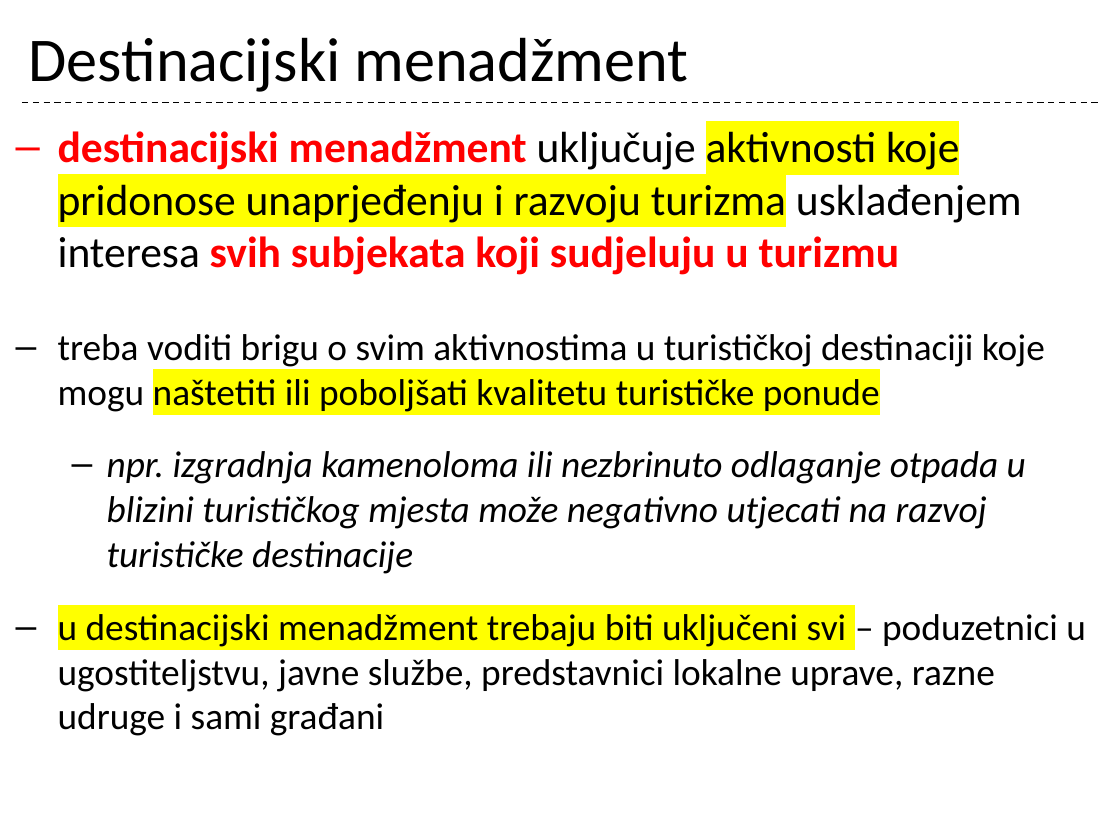
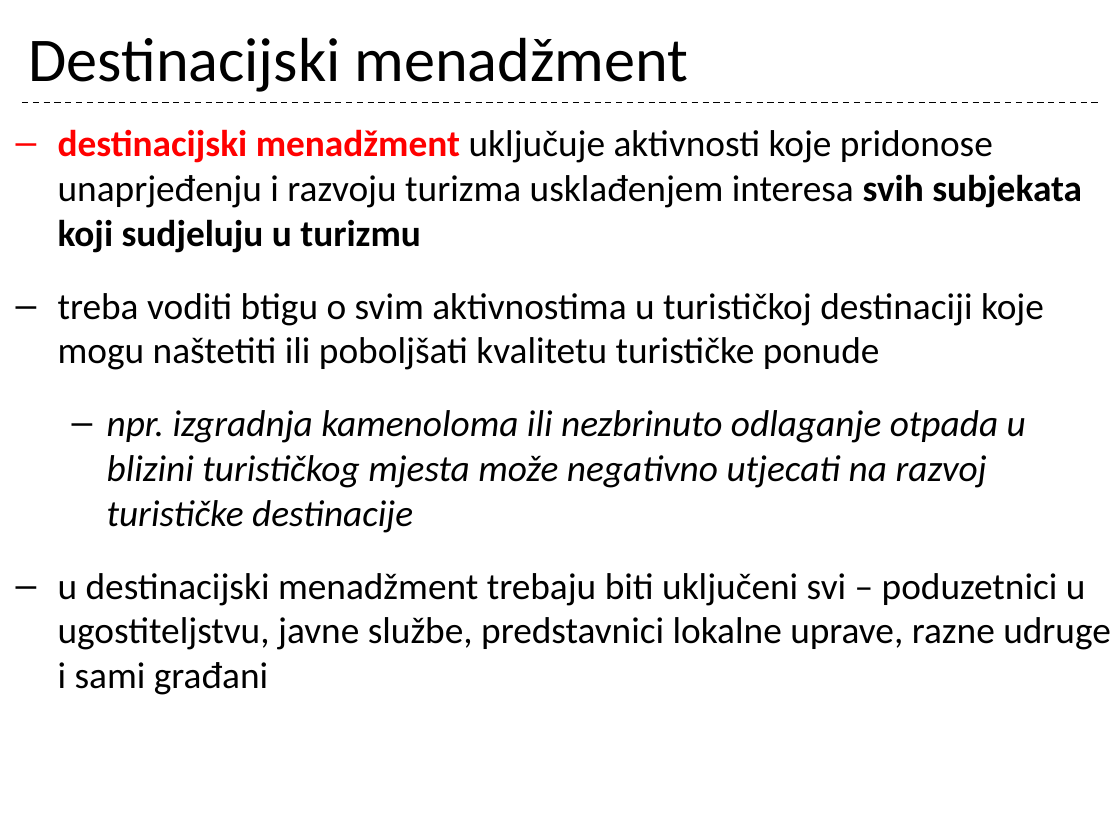
Before and after one commit to cornx/print, a slide deck: slide 38 of data/prezentacije/osnove_turizma/001_Turizam_uvod.pptx. Drawn at 1120x840 pixels with LibreOffice and Linux fonts; fonts in the diff are those of the drawing. Boxes give left, top, right and bottom in pixels: in the first picture for what was removed or moved away, otherwise in the second. Text is boxed around its words. In the diff, an @@ line names an element or a change of style, - is before the commit and + after.

```diff
--- a/data/prezentacije/osnove_turizma/001_Turizam_uvod.pptx
+++ b/data/prezentacije/osnove_turizma/001_Turizam_uvod.pptx
@@ text at (58,129,1111,695): size 28 to 24 pt in "destinacijski menadžment uključuje aktivnosti koje pridonose ..."; text colour #FF0000 to #000000 in "svih subjekata koji sudjeluju u turizmu"; highlight #FFFF00 to none in "aktivnosti koje pridonose unaprjeđenju i razvoju turizma", "u destinacijski menadžment trebaju biti uključeni svi" @@
@@ text at (58,293,1044,370): text changed @@
-– treba voditi brigu o svim aktivnostima u turističkoj destinaciji koje mogu naštetiti ili poboljšati kvalitetu turističke ponude
+– treba voditi btigu o svim aktivnostima u turističkoj destinaciji koje mogu naštetiti ili poboljšati kvalitetu turističke ponude
```
Also in this commit, not shown: 8 other slides changed.
